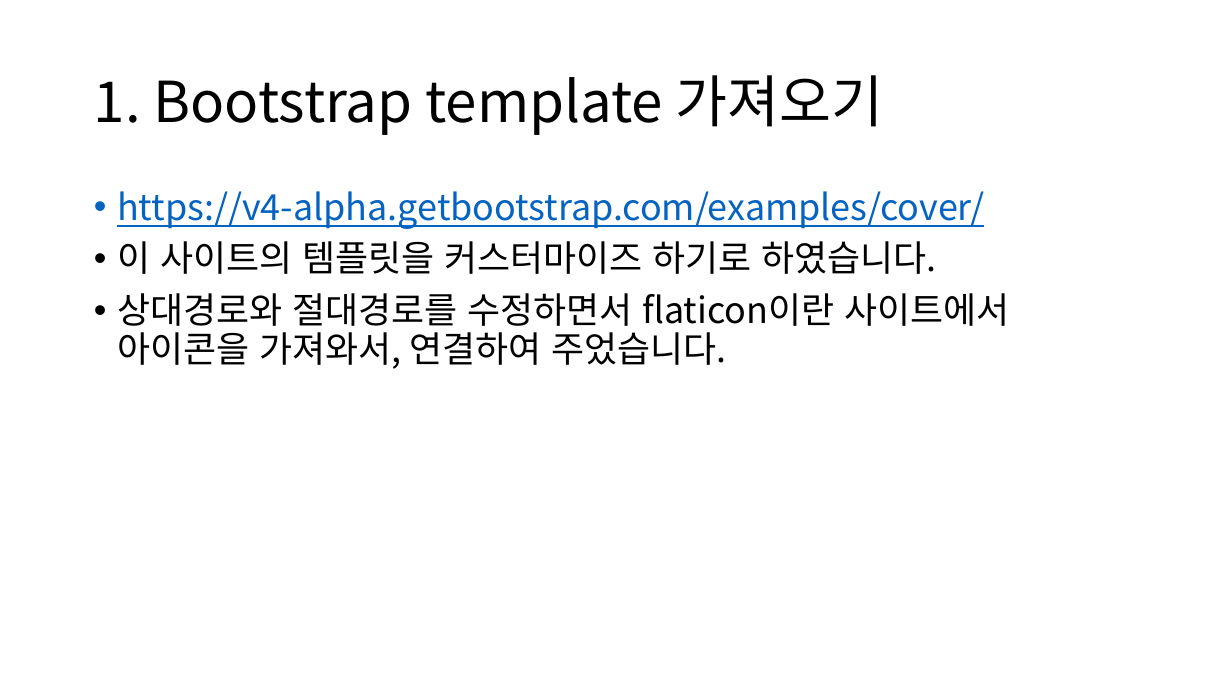
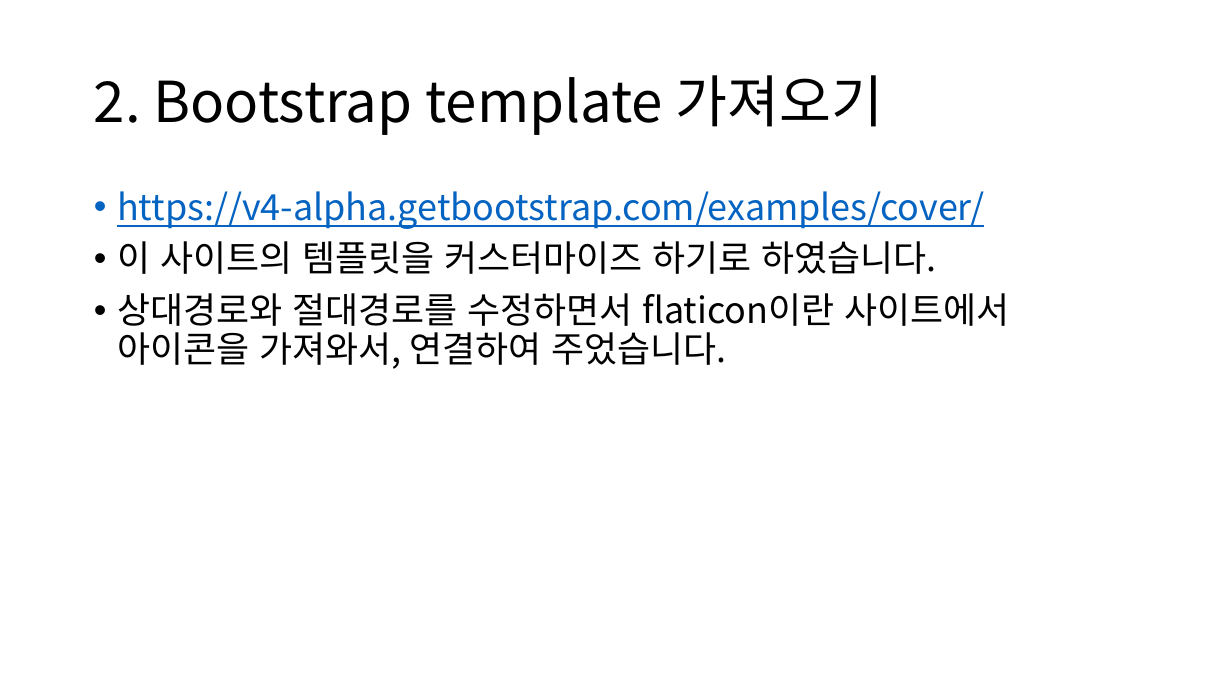
Before and after one commit to scarletbreeze/17-1_semester_webprogramming, a slide deck: slide 3 of webdiary만들기/웹프로그래밍과제.pptx. Drawn at 1232x693 pixels with LibreOffice and Linux fonts; fonts in the diff are those of the drawing. Boxes give left, top, right and bottom in pixels: in the first picture for what was removed or moved away, otherwise in the second. Text is boxed around its words. In the diff, an @@ line names an element or a change of style, - is before the commit and + after.

```diff
--- a/webdiary만들기/웹프로그래밍과제.pptx
+++ b/webdiary만들기/웹프로그래밍과제.pptx
@@ title at (94, 75, 884, 135): text changed @@
-1. Bootstrap template 가져오기
+2. Bootstrap template 가져오기
```
Also in this commit, not shown: 3 other slides changed, 5 slides added, 5 other files.
